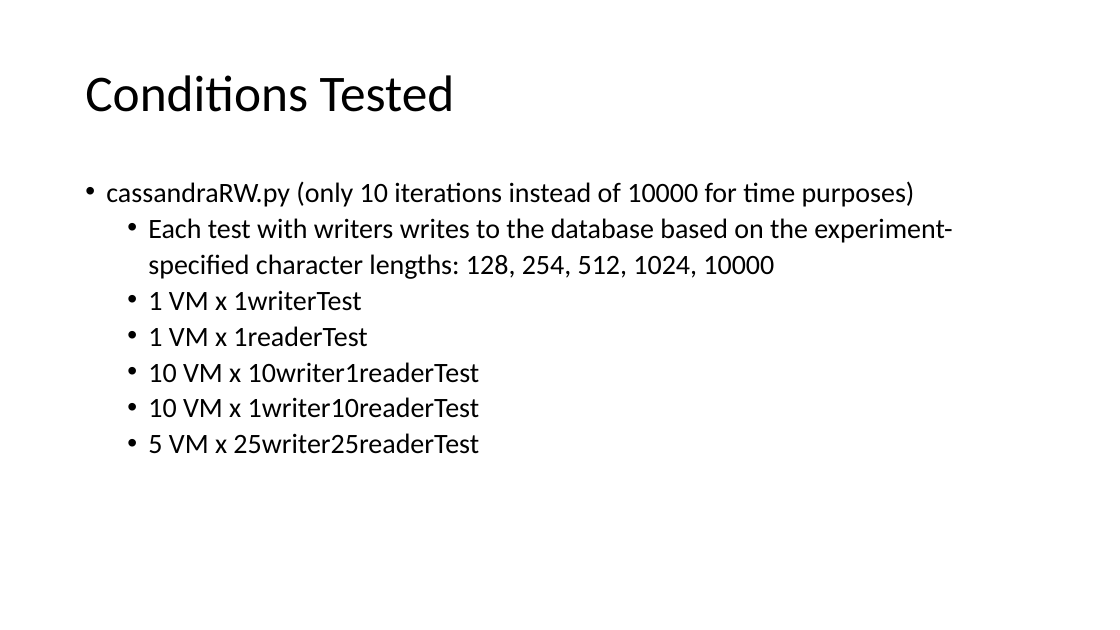
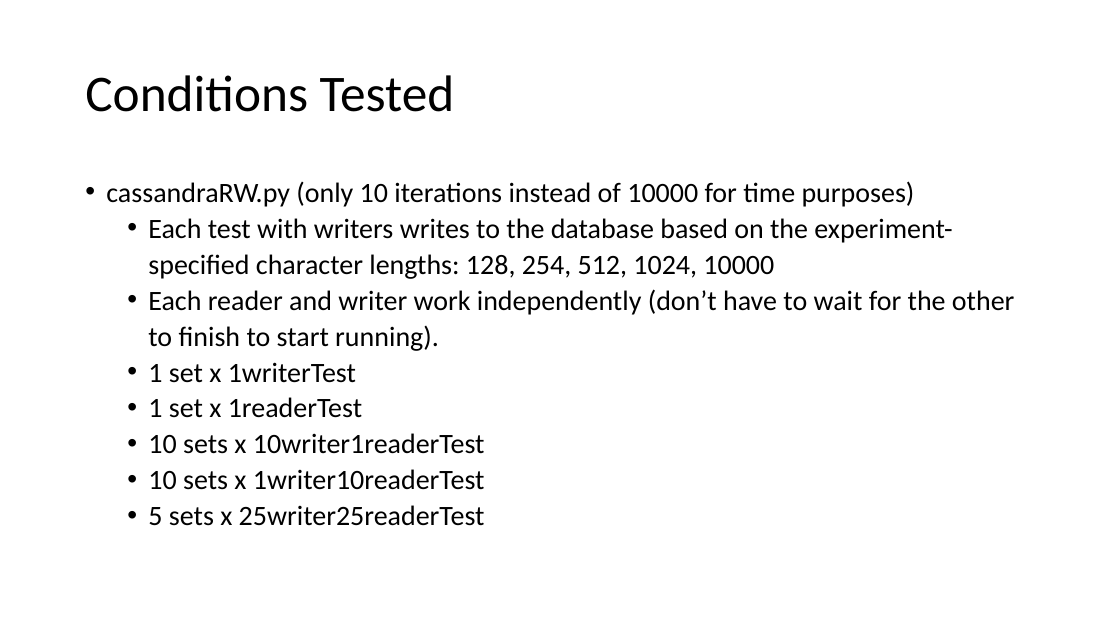
Before and after one commit to CS-6381/FinalProject, a slide deck: slide 12 of Datastores & Distributed File Systems/Apache Cassandra/JamesVu_CraigTopham_ThomasBoudreau/Documentation/CS 6381 Final Project_ApacheCassandra.pptx (slide 9 before the commit). Drawn at 1120x630 pixels with LibreOffice and Linux fonts; fonts in the diff are those of the drawing. Boxes give left, top, right and bottom in pixels: in the first picture for what was removed or moved away, otherwise in the second. Text is boxed around its words. In the diff, an @@ line names an element or a change of style, - is before the commit and + after.

Commit message:
updated presentations

```diff
--- a/Datastores & Distributed File Systems/Apache Cassandra/JamesVu_CraigTopham_ThomasBoudreau/Documentation/CS 6381 Final Project_ApacheCassandra.pptx
+++ b/Datastores & Distributed File Systems/Apache Cassandra/JamesVu_CraigTopham_ThomasBoudreau/Documentation/CS 6381 Final Project_ApacheCassandra.pptx
@@ text at bbox=[148, 289, 1014, 526]: text changed @@
-  • 1 VM x 1writerTest
-  • 1 VM x 1readerTest
-  • 10 VM x 10writer1readerTest
-  • 10 VM x 1writer10readerTest
-  • 5 VM x 25writer25readerTest
+  • Each reader and writer work independently (don’t have to wait for the other to finish to start running).
+  • 1 set x 1writerTest
+  • 1 set x 1readerTest
+  • 10 sets x 10writer1readerTest
+  • 10 sets x 1writer10readerTest
+  • 5 sets x 25writer25readerTest
```
Also in this commit, not shown: 3 other slides changed, 4 slides added, 1 slide removed, 1 other file.
